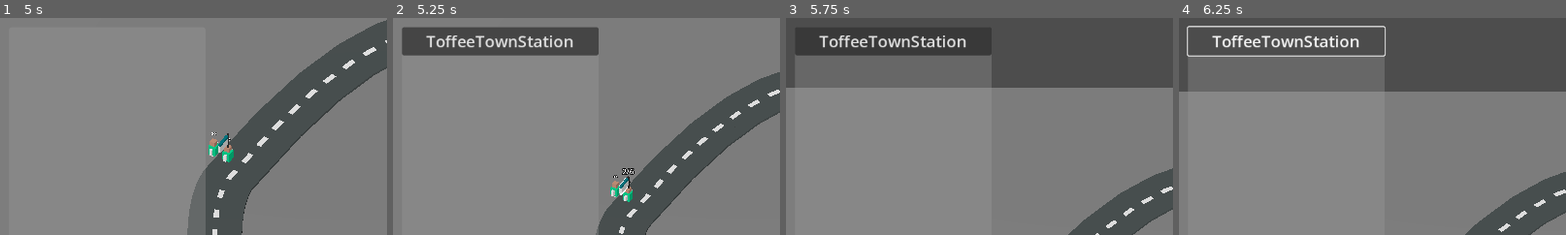
Above: before the commit, frames 1-4 (left to right).
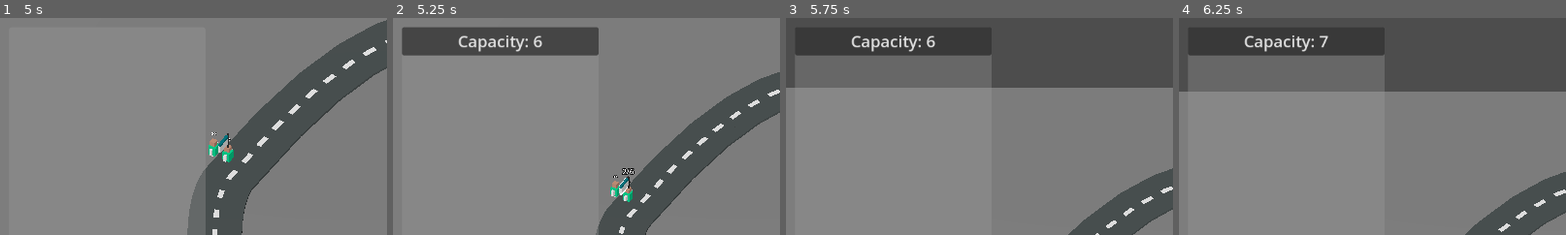
Above: after the commit, the same moments.

Repository: RaymoZou/gmtk-2025
Game: Godot game, scene res://scenes/main.tscn
Two runs of this game, one before a commit and one after it. Both use one fixed random seed, a clock stepped at 60 frames per second and the inputs below.
Inputs (mouse positions are % of the whole screen's width and height, from its top left):
- Up to frame 1 (5 s): tap Enter at 0.5 s; move the mouse to (45, 70) at 0.52 s; hold Up (ui_up) 0.53-2.03 s; tap Mouse wheel down (scroll_down) at 0.6, 2.1, 3.6 s; click (45, 70) at 0.67 s; move the mouse to (80, 65) at 1.27 s; tap Mouse wheel up (scroll_up) at 1.35, 2.85, 4.35 s; move the mouse to (20, 35) at 2.02 s; hold Left (ui_left) 2.03-3.53 s; move the mouse to (55, 50) at 2.77 s; click (55, 50) at 2.92 s; move the mouse to (35, 25) at 3.52 s; hold Down (ui_down) 3.53-4.28 s; move the mouse to (72, 45) at 4.27 s; hold Right (ui_right) from 4.28 s (still down)
- Up to frame 2 (5.25 s): move the mouse to (30, 55) at 5.02 s; release Right (ui_right) at 5.03 s; hold Up (ui_up) from 5.03 s (still down); tap Mouse wheel down (scroll_down) at 5.1 s; click (30, 55) at 5.17 s
- Up to frame 3 (5.75 s): keep holding Up (ui_up)
- Up to frame 4 (6.25 s): release Up (ui_up) at 5.75 s; click (15, 20) at 5.75 s, where only the run before the commit has a clickable "ToffeeTownStation"
The pictures show only the part of the screen within x 1-51%, y 15-65%; the shares and areas given below are measured in that part.

Frame 1 is identical in both runs. In frame 2, 1.2% of the frame differs, in the area x 8-47%, y 8-16%; in frame 3, 1.2%; in frame 4, 2.3%, in the area x 2-54%, y 3-18%.

Commit message:
add: station capacity upgrade

Diff:
--- a/scripts/Station.gd
+++ b/scripts/Station.gd
@@ -5,6 +5,8 @@
 @export var station_name: String
 @export var passenger_scene: PackedScene
 const INITIAL_CAPACITY: int = 6 # Initial number of passengers at the station
+const CAPACITY_COST: int = 100 # Cost to increase capacity
+const CAPACITY_INCREMENT: int = 1 # how much to increase capacity by
 const SPAWN_TIME: float = 2.0 # Time between passenger spawns
 var capacity: int
 var passengers: Array[Passenger]
@@ -44,10 +46,13 @@
 	capacity_label.text = "%d/%d" % [passengers.size(), capacity]
 	capacity_label.visible = true
 
-func update_capacity():
-	# TODO:
-	print("updating capacity")
-	pass
+func increase_capacity():
+	if GameManager.money >= CAPACITY_COST:
+		capacity += CAPACITY_INCREMENT
+		GameManager.money -= CAPACITY_COST
+		SignalBus.station_capacity_increased.emit(self)
+	else:
+		print("Not enough money to increase capacity.")
 
 # TODO: this is copy and paste from bus.gd - refactor into own scene
 func _on_selected(object: Node):
--- a/scripts/signal_bus.gd
+++ b/scripts/signal_bus.gd
@@ -2,5 +2,6 @@
 
 signal speed_increased(bus : Bus)
 signal capacity_increased(bus : Bus)
+signal station_capacity_increased(station : Station)
 signal passenger_dropped_off(money: int, satisfaction: int)
 signal selected(object: Node)
--- a/scripts/ui.gd
+++ b/scripts/ui.gd
@@ -15,6 +15,7 @@
 	SignalBus.selected.connect(_on_selected)
 	SignalBus.speed_increased.connect(render_bus_info) # Update bus info when speed is increased
 	SignalBus.capacity_increased.connect(render_bus_info) # Update bus info when capacity is increased
+	SignalBus.station_capacity_increased.connect(render_station_info) # Update station info when capacity is increased
 
 func clear_selectable_display():
 	for child in selectable_display.get_children():
@@ -22,10 +23,11 @@
 
 func render_station_info(station: Station):
 	clear_selectable_display()
-	var button = Button.new()
-	button.text = station.name
-	button.pressed.connect(station.update_capacity)
-	selectable_display.add_child(button)
+	var capacity_button = Button.new()
+	capacity_button.text = "Capacity: %d" % station.capacity
+	capacity_button.tooltip_text = "Current capacity is %d. Cost to increase capacity: $%d." % [station.capacity, Station.CAPACITY_COST]
+	capacity_button.pressed.connect(station.increase_capacity)
+	selectable_display.add_child(capacity_button)
 
 func render_bus_info(bus : Bus):
 	clear_selectable_display()
